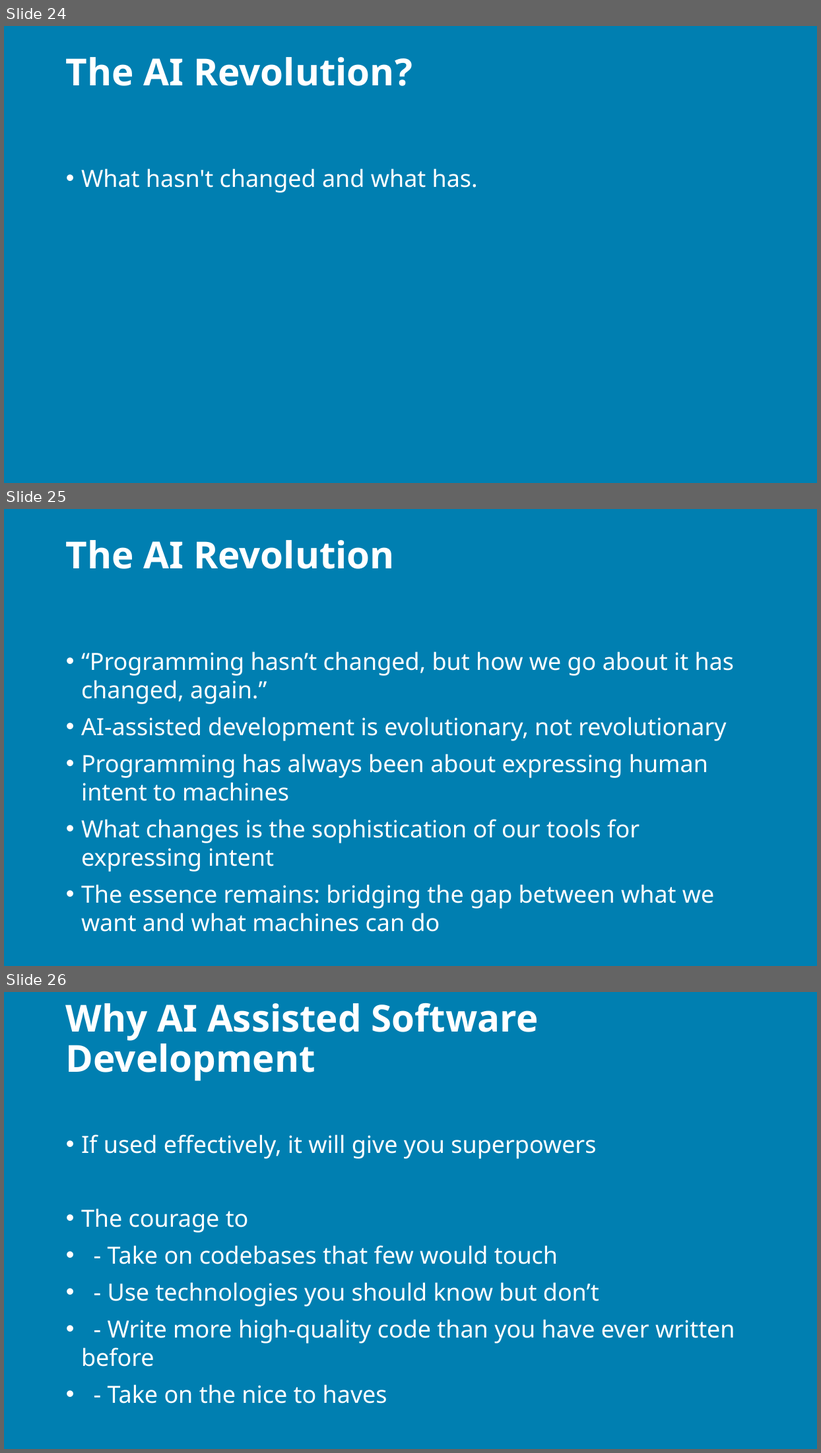
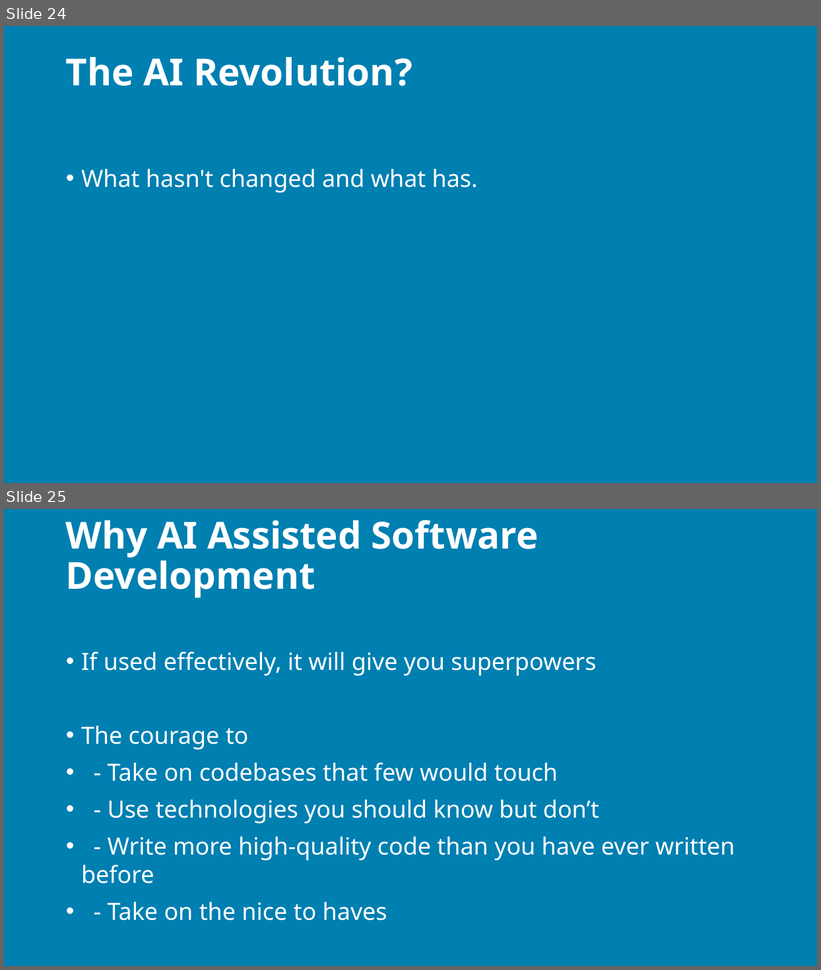
Before and after one commit to j0hnnymiller/AI-Assisted-Software-Development, a slide deck: Slides/output/aiasd-311-monday-draft.pptx. Shown one above the other, each under a label of ours: slides 24, 25 and 26 before the commit, slides 24 and 25 after it. The pictures are 821x1453 and 821x970 pixels, drawn with LibreOffice and Linux fonts; fonts in the diff are those of the drawing; background and template pictures are left out. Boxes give left, top, right and bottom in pixels: in the first picture for what was removed or moved away, otherwise in the second. Text is boxed around its words. In the diff, an @@ line names an element or a change of style, - is before the commit and + after.

```diff
--- a/Slides/output/aiasd-311-monday-draft.pptx
+++ b/Slides/output/aiasd-311-monday-draft.pptx
@@ slide 25 removed at [4,509,817,966], background picture (left out) @@
@@ title removed at [66,540,395,569] @@
-The AI Revolution
@@ text removed at [81,652,735,932] @@
-• “Programming hasn’t changed, but how we go about it has changed, again.”
-• AI-assisted development is evolutionary, not revolutionary
-• Programming has always been about expressing human intent to machines
-• What changes is the sophistication of our tools for expressing intent
-• The essence remains: bridging the gap between what we want and what machines can do
@@ what was slide 26 is now slide 25 @@
```
Also in this commit, not shown: 1 slide added, 1 other slide removed, 1 other file.
